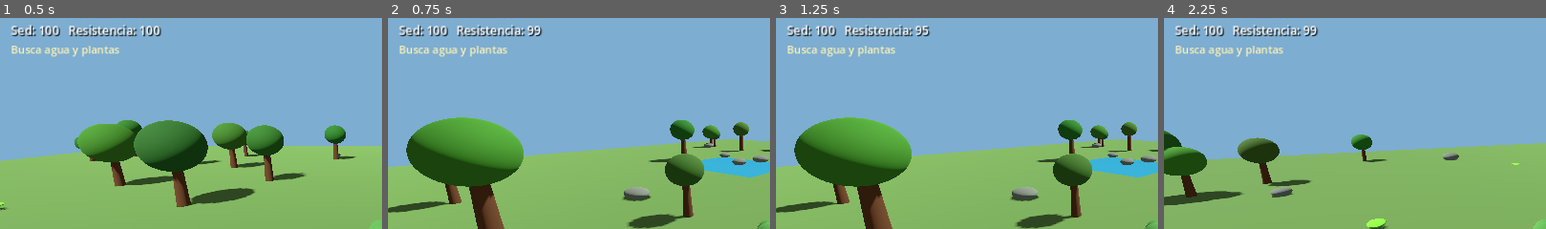
Above: before the commit, frames 1-4 (left to right).
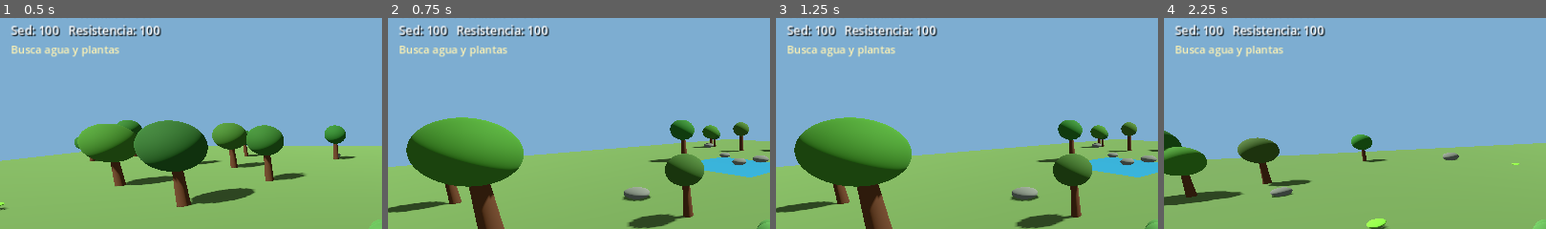
Above: after the commit, the same moments.

Repository: misael546/PrimalisOnline
Game: Godot game, scene res://scenes/main.tscn
Same seed, same stepped clock (60 frames per second), same inputs: the game is played once before the commit and once after it.
Inputs (mouse positions are % of the whole screen's width and height, from its top left):
- Up to frame 1 (0.5 s): no input
- Up to frame 2 (0.75 s): tap Enter at 0.5 s; move the mouse to (72, 44) at 0.52 s; hold D (move_right) from 0.53 s (still down); tap E at 0.6 s; click (72, 44) at 0.67 s
- Up to frame 3 (1.25 s): keep holding D (move_right)
- Up to frame 4 (2.25 s): release D (move_right) at 1.25 s; drag from (30, 54) to (45, 70) at 1.27 s; tap Space at 2 s; move the mouse to (60, 27) at 2.02 s; hold D (move_right) from 2.03 s (still down); tap E at 2.1 s
The pictures show only the part of the screen within x 0-50%, y 9-58%; the shares and areas given below are measured in that part.

Frame 1 is identical in both runs. In frame 2, 0.2% of the frame differs, in the area x 36-43%, y 3-9%; in frame 3, 0.2%; in frame 4, 0.2%.

Commit message:
fix: recover stamina while walking and drain only during sprint

Diff:
--- a/scripts/player.gd
+++ b/scripts/player.gd
@@ -68,8 +68,11 @@
 		velocity.x = move_dir.x * current_speed
 		velocity.z = move_dir.z * current_speed
 		rotation.y = lerp_angle(rotation.y, atan2(-move_dir.x, -move_dir.z), turn_speed * delta)
-		var stamina_cost := stamina_drain_per_second * (sprint_stamina_cost_multiplier if can_sprint else 1.0)
-		stamina = maxf(0.0, stamina - stamina_cost * delta)
+		if can_sprint:
+			stamina = maxf(0.0, stamina - stamina_drain_per_second * sprint_stamina_cost_multiplier * delta)
+		else:
+			# Walking should not drain sprint stamina; recover slowly while moving.
+			stamina = minf(100.0, stamina + stamina_recovery_per_second * 0.45 * delta)
 	else:
 		velocity.x = move_toward(velocity.x, 0.0, move_speed * 4.0 * delta)
 		velocity.z = move_toward(velocity.z, 0.0, move_speed * 4.0 * delta)
